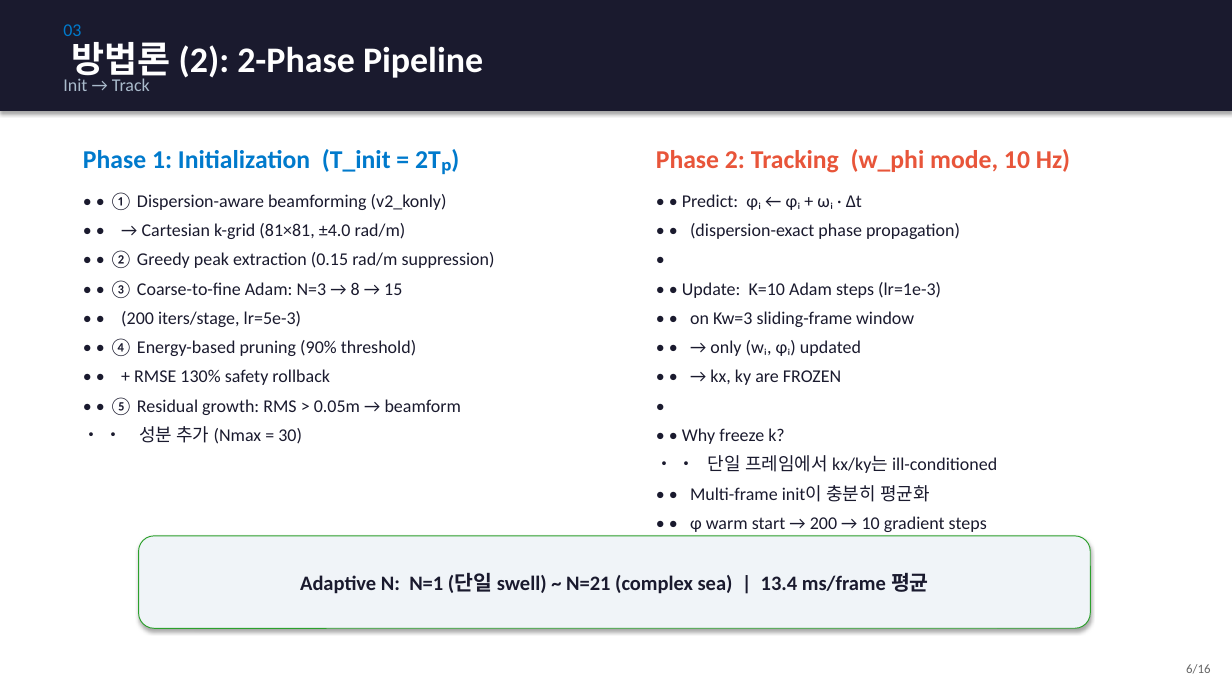
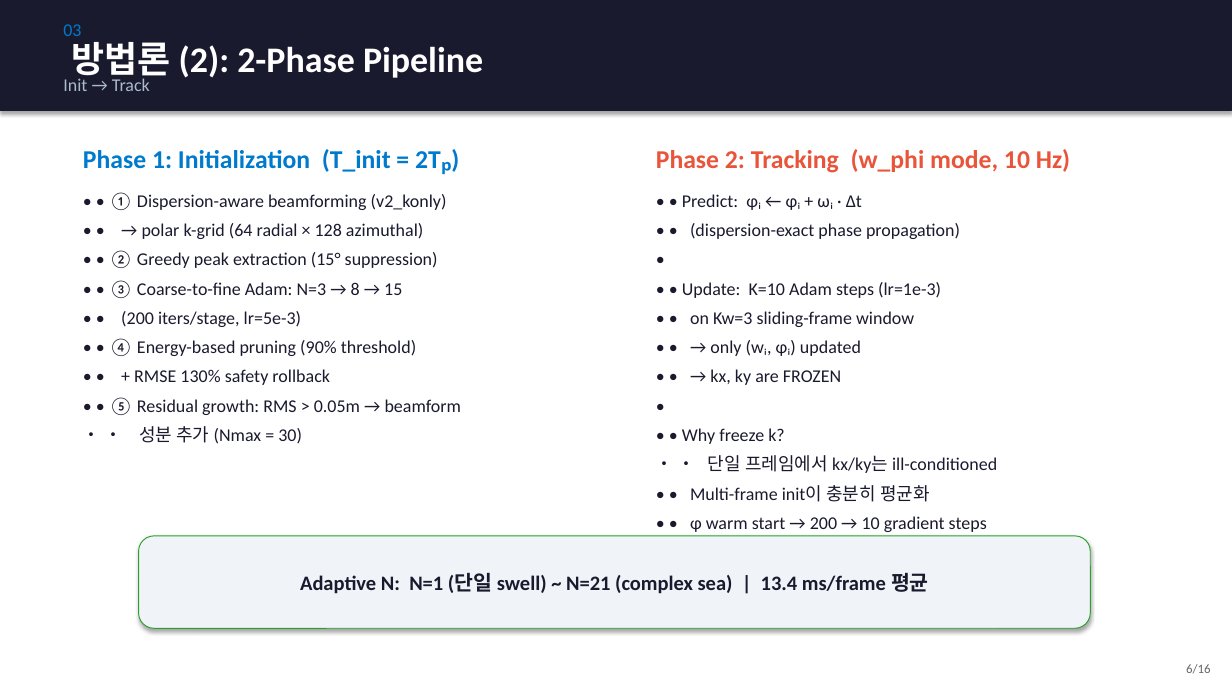
Before and after one commit to SAEYONGPARK94/wavesplat, a slide deck: slide 6 of wavesplat/docs/labmeeting_wavesplat.pptx. Drawn at 1232x693 pixels with LibreOffice and Linux fonts; fonts in the diff are those of the drawing. Boxes give left, top, right and bottom in pixels: in the first picture for what was removed or moved away, otherwise in the second. Text is boxed around its words. In the diff, an @@ line names an element or a change of style, - is before the commit and + after.

```diff
--- a/wavesplat/docs/labmeeting_wavesplat.pptx
+++ b/wavesplat/docs/labmeeting_wavesplat.pptx
@@ text at [109,223,438,268]: text changed @@
-• • → Cartesian k-grid (81×81, ±4.0 rad/m)
-• • ② Greedy peak extraction (0.15 rad/m suppression)
+• • → polar k-grid (64 radial × 128 azimuthal)
+• • ② Greedy peak extraction (15° suppression)
```
Also in this commit, not shown: 4 other slides changed, 2 slides removed, 1 other file.
